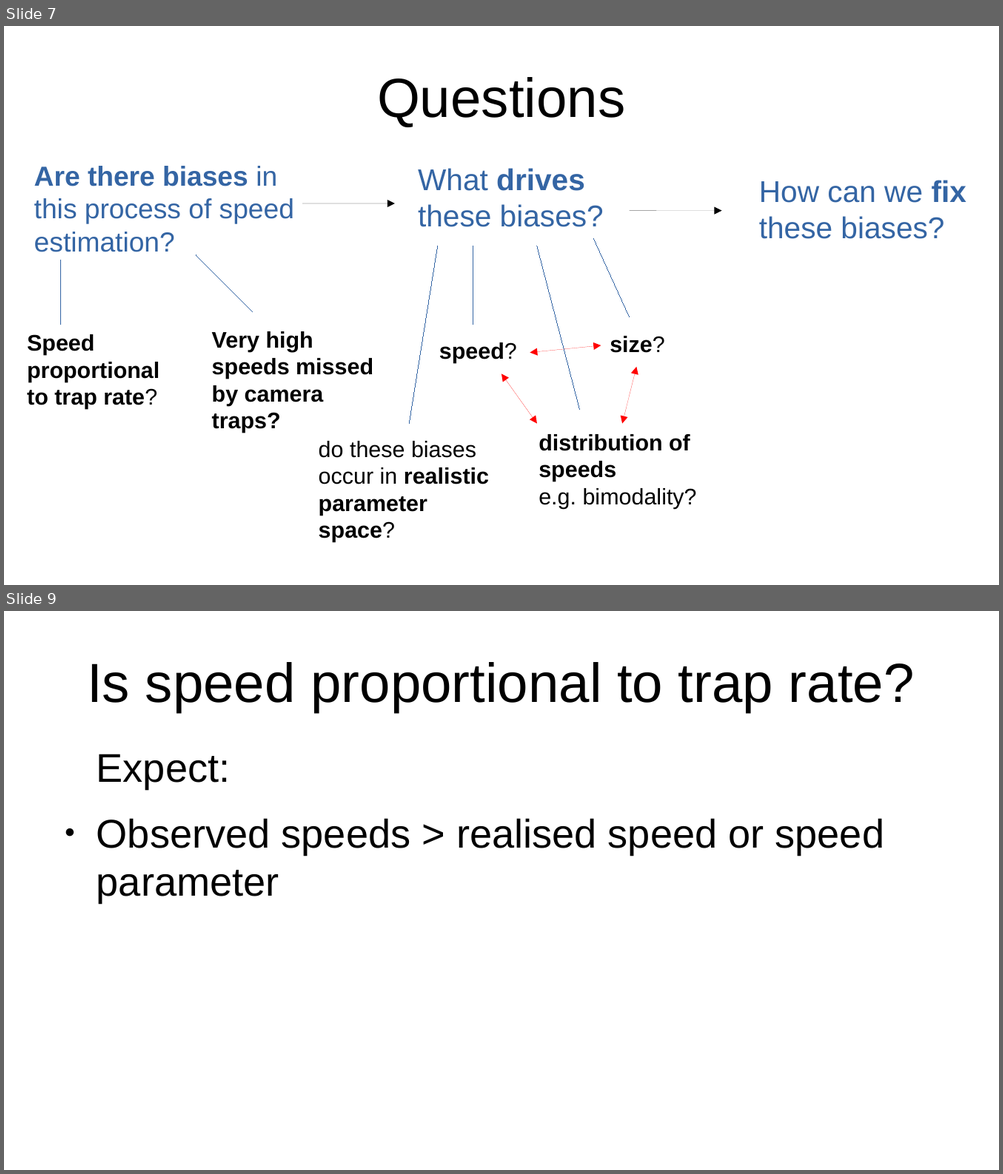
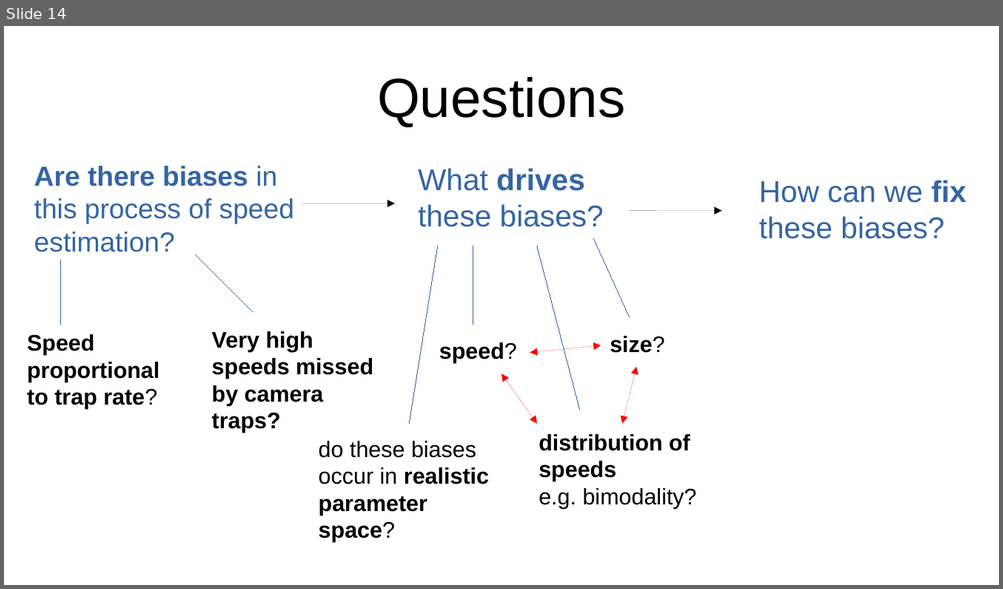
Before and after one commit to lizziebru/CamtrapSimulation, a slide deck: writeup/Camtrapsim_pres.odp. Shown one above the other, each under a label of ours: slides 7 and 9 before the commit, slide 14 after it; the slides between them are not shown. The pictures are 1003x1174 and 1003x589 pixels, drawn with LibreOffice and Linux fonts; fonts in the diff are those of the drawing. Boxes give left, top, right and bottom in pixels: in the first picture for what was removed or moved away, otherwise in the second. Text is boxed around its words. In the diff, an @@ line names an element or a change of style, - is before the commit and + after.

```diff
--- a/writeup/Camtrapsim_pres.odp
+++ b/writeup/Camtrapsim_pres.odp
@@ slide 9 removed at (4,611,999,1170), background #FFFFFF @@
@@ title removed at (87,662,914,712) @@
-Is speed proportional to trap rate?
@@ text removed at (96,754,885,903) @@
-Expect:
-● Observed speeds > realised speed or speed parameter
@@ what was slide 7 is now slide 14 @@
```
Also in this commit, not shown: 1 slide changed, 10 slides added, 2 other slides removed, 3 other files.
